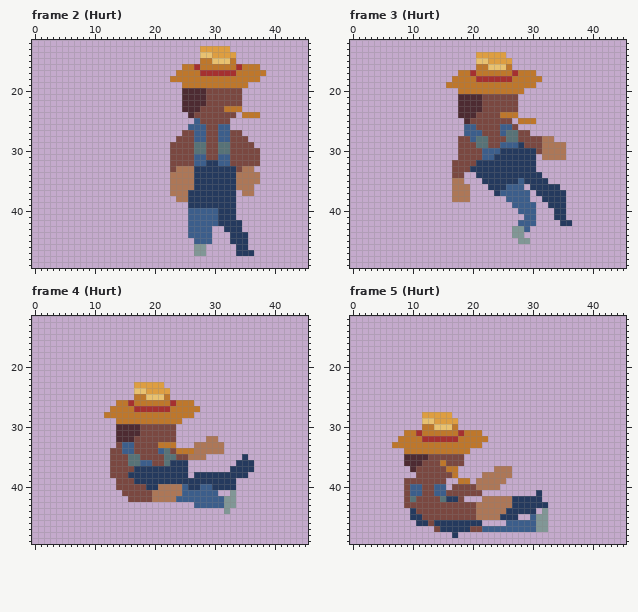
One commit to this pixel-art file: MagaraJam5/Assets/Sprites/Npc/Farmer/N/NFarmer.aseprite. The picture above was drawn from the file before the commit.
64x64 pixels, 35 frames. Shown: frame 2 (Hurt): x 0..45, y 12..49; frame 3 (Hurt): x 0..45, y 12..49; frame 4 (Hurt): x 0..45, y 12..49; frame 5 (Hurt): x 0..45, y 12..49. The commit also changed other frames, which this record leaves out.
The same view after the edit:
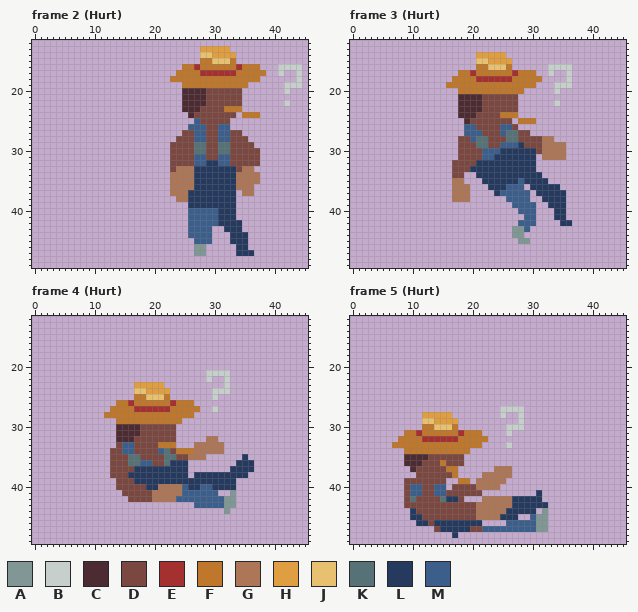
Palette (. is transparent): A #819796  B #c7cfcc  C #4d2b32  D #7a4841  E #a53030  F #be772b  G #ad7757  H #de9e41  J #e8c170  K #577277  L #253a5e  M #3c5e8b
Change:
Frame 2 (Hurt), layer "Layer 10":
y 16: x 41..44 .... -> BBBB
y 17: x 41 . -> B; x 44 . -> B
y 18: x 44 . -> B
y 19: x 42..44 ... -> BBB
y 20: x 42 . -> B
y 22: x 42 . -> B
Frame 3 (Hurt), layer "Layer 10":
y 16: x 33..36 .... -> BBBB
y 17: x 33 . -> B; x 36 . -> B
y 18: x 36 . -> B
y 19: x 34..36 ... -> BBB
y 20: x 34 . -> B
y 22: x 34 . -> B
Frame 4 (Hurt), layer "Layer 10":
y 21: x 29..32 .... -> BBBB
y 22: x 29 . -> B; x 32 . -> B
y 23: x 32 . -> B
y 24: x 30..32 ... -> BBB
y 25: x 30 . -> B
y 27: x 30 . -> B
Frame 5 (Hurt), layer "Layer 10":
y 27: x 25..28 .... -> BBBB
y 28: x 25 . -> B; x 28 . -> B
y 29: x 28 . -> B
y 30: x 26..28 ... -> BBB
y 31: x 26 . -> B
y 33: x 26 . -> B
Pixel boxes of the changes (left, top, right, bottom) in both pictures:
added: (278, 64, 302, 106)
added: (548, 64, 572, 106)
added: (206, 370, 230, 412)
added: (500, 406, 524, 448)
